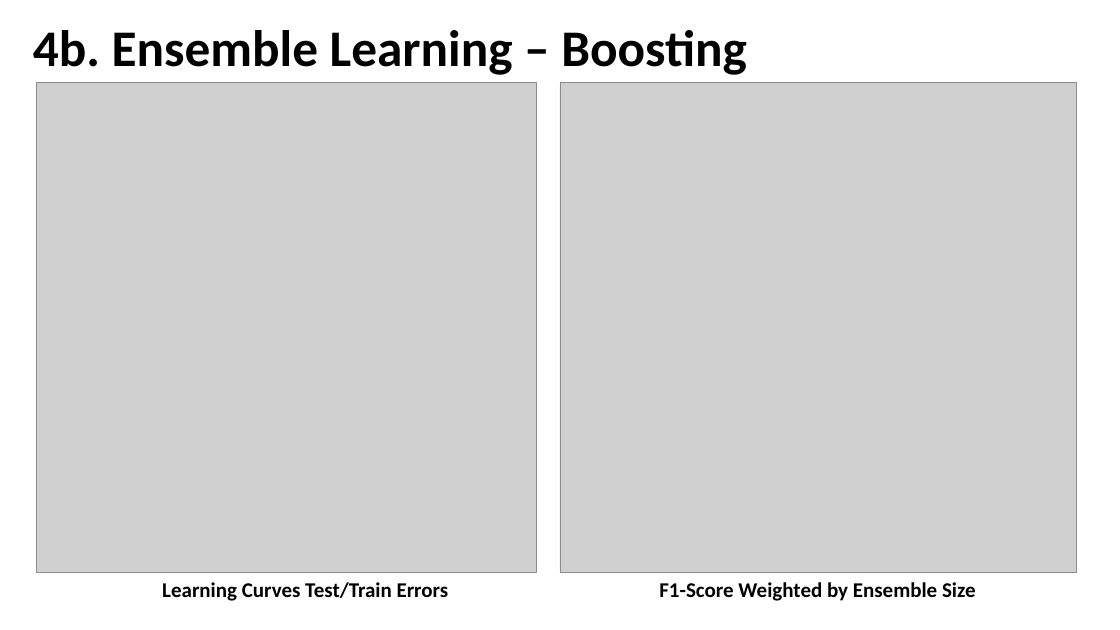
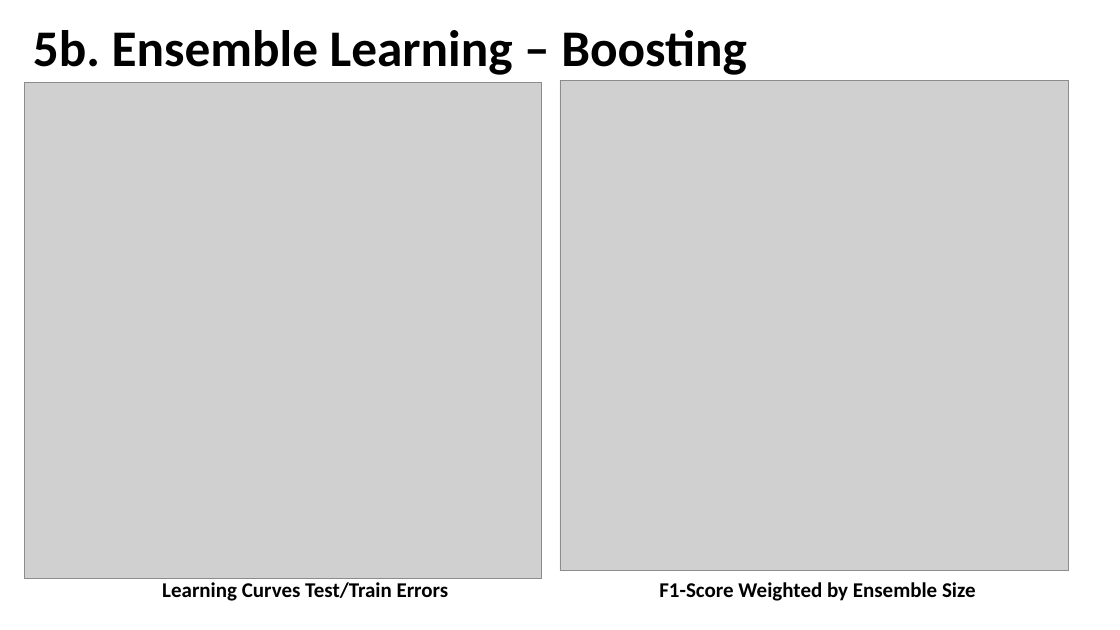
Before and after one commit to CSML1010-3-2020/NLPCourseProject, a slide deck: slide 15 of Milestone02.pptx (slide 14 before the commit). Drawn at 1120x630 pixels with LibreOffice and Linux fonts; fonts in the diff are those of the drawing; grey boxes stand for pictures. Boxes give left, top, right and bottom in pixels: in the first picture for what was removed or moved away, otherwise in the second. Text is boxed around its words. In the diff, an @@ line names an element or a change of style, - is before the commit and + after.

```diff
--- a/Milestone02.pptx
+++ b/Milestone02.pptx
@@ title at <box>33,30,747,75</box>: text changed @@
-4b. Ensemble Learning – Boosting
+5b. Ensemble Learning – Boosting
@@ picture: place and size @@
-picture at <box>37,83,537,573</box>
+picture at <box>24,83,541,580</box>
@@ picture: place and size @@
-picture at <box>560,83,1077,573</box>
+picture at <box>560,81,1069,571</box>
```
Also in this commit, not shown: 13 other slides changed, 2 slides added.
